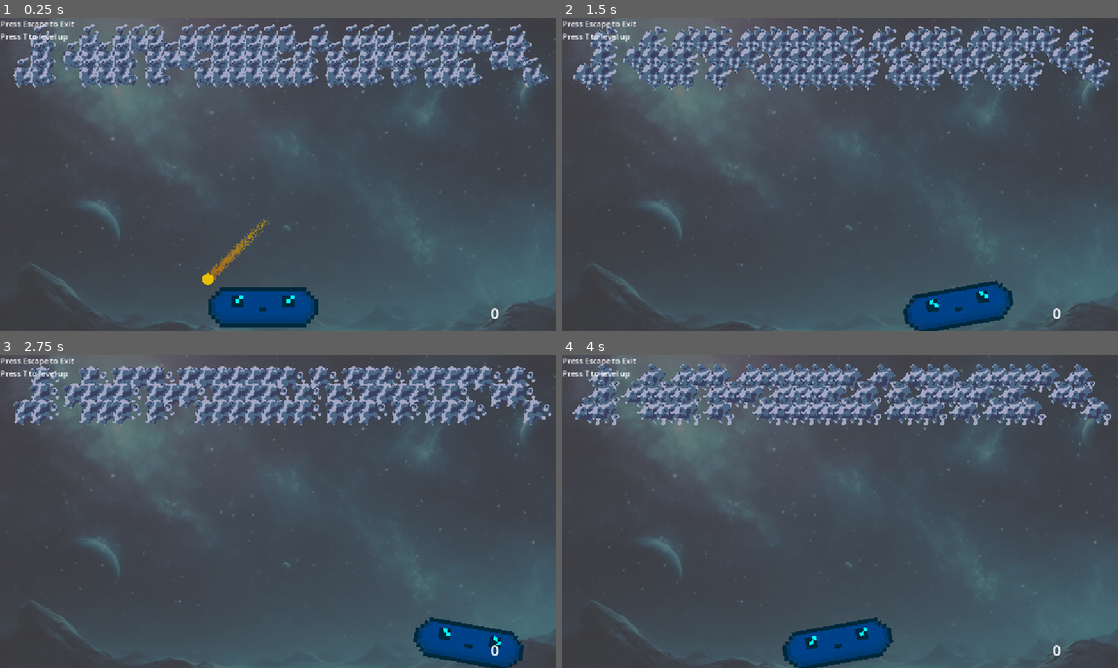
Above: before the commit, frames 1-4 (two rows, left to right).
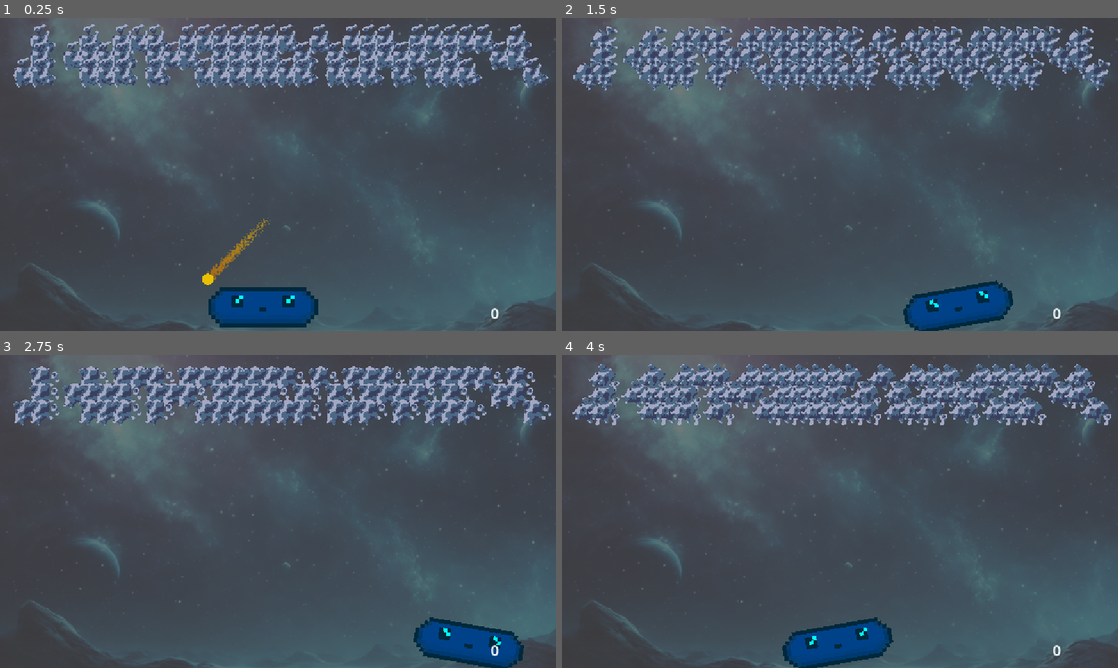
Above: after the commit, the same moments.

Repository: marcibaumel/HEJ_Brick
Game: Godot game, scene res://scenes/levels/endlessLevel.tscn
Two runs of this game, one before a commit and one after it. Both use one fixed random seed, a clock stepped at 60 frames per second and the inputs below. This scene is started directly instead of the project's main scene.
Inputs:
- Up to frame 1 (0.25 s): no input
- Up to frame 2 (1.5 s): tap T (destroy_children) at 0.5, 1.35 s; hold Right (ui_right) 0.53-1.28 s; hold T (destroy_children) 0.53-1.28 s; hold Left (ui_left) from 1.28 s (still down)
- Up to frame 3 (2.75 s): tap T (destroy_children) at 2 s; release Left (ui_left) at 2.03 s; hold Right (ui_right) from 2.03 s (still down); hold T (destroy_children) from 2.03 s (still down); tap 1 at 2.1 s
- Up to frame 4 (4 s): release T (destroy_children) at 2.78 s; tap 2 at 2.85 s; tap T (destroy_children) at 3.05, 3.5 s; release Right (ui_right) at 3.53 s; hold Left (ui_left) from 3.53 s (still down); hold T (destroy_children) from 3.53 s (still down); tap 3 at 3.6 s

The runs differ from the first frame. In frame 1, 0.3% of the frame differs, in the area x 0-14%, y 0-8%; in frame 2, 0.3%; in frame 3, 0.3%; in frame 4, 0.3%.

Commit message:
final build

Diff:
--- a/brickyMartin/abilities.json
+++ b/brickyMartin/abilities.json
@@ -3,19 +3,19 @@
     "id": "ball_plus",
     "display_text": "BALL+",
     "method": "add_ball",
-    "description": "Spawns an additional ball into play to increase your hit rate."
+    "description": "Spawns an additional light ball into play to increase your hit rate. High risk, high reward!"
   },
   {
     "id": "size_plus",
     "display_text": "SIZE+",
     "method": "increase_all_balls_size",
-    "description": "Increases the diameter of all active balls, making them harder to miss."
+    "description": "Increases the size of all active light balls."
   },
   {
     "id": "range_plus",
     "display_text": "RANGE+",
     "method": "grow_all_paddles_exp_detection",
-    "description": "Expands the paddle's reach, allowing you to catch balls from further away."
+    "description": "Expands the paddle's reach, allowing you to catch exp points with bigger radius."
   },
   {
     "id": "speed_up",
@@ -25,7 +25,7 @@
   },
   {
     "id": "increase_max_health",
-    "display_text": "MAX HEALTH+",
+    "display_text": "HEALTH+",
     "method": "increase_max_health",
     "description": "Extends your maximum health capacity for better endurance."
   },
@@ -33,6 +33,6 @@
     "id": "increase_speed",
     "display_text": "PADDLE+",
     "method": "increase_speed",
-    "description": "Improves paddle movement speed for quicker reflexes."
+    "description": "Improves paddle movement speed."
   }
 ]
--- a/brickyMartin/scenes/exp.tscn
+++ b/brickyMartin/scenes/exp.tscn
@@ -381,7 +381,7 @@
 position = Vector2(0.999998, -0.999998)
 scale = Vector2(0.66875, 0.66875)
 sprite_frames = SubResource("SpriteFrames_7gp3u")
-frame_progress = 0.85866
+frame_progress = 0.730197
 
 [node name="CollisionShape2D" type="CollisionShape2D" parent="."]
 scale = Vector2(0.2, 0.2)
--- a/brickyMartin/scenes/game_manager.tscn
+++ b/brickyMartin/scenes/game_manager.tscn
@@ -37,6 +37,7 @@
 horizontal_alignment = 1
 
 [node name="Label" type="Label" parent="CanvasLayer"]
+visible = false
 offset_right = 333.0
 offset_bottom = 191.0
 text = "Press Escape to Exit
--- a/brickyMartin/scenes/update_scene.tscn
+++ b/brickyMartin/scenes/update_scene.tscn
@@ -1,7 +1,10 @@
-[gd_scene load_steps=3 format=3 uid="uid://csshqhix1rbkj"]
+[gd_scene load_steps=5 format=3 uid="uid://csshqhix1rbkj"]
 
 [ext_resource type="Script" uid="uid://cw4cvl4fof3ge" path="res://scripts/update_scene.gd" id="1_vkgge"]
 [ext_resource type="PackedScene" uid="uid://duqj1jxw4btxl" path="res://scenes/ability_button.tscn" id="2_qvnkn"]
+[ext_resource type="FontFile" uid="uid://dw8bkt3xw86mf" path="res://assets/fonts/GrapeSoda.ttf" id="3_d534p"]
+
+[sub_resource type="StyleBoxEmpty" id="StyleBoxEmpty_wle7j"]
 
 [node name="UpdateScene" type="CanvasLayer"]
 process_mode = 3
@@ -30,3 +33,17 @@
 
 [node name="AbilityButton" parent="HBoxContainer" instance=ExtResource("2_qvnkn")]
 layout_mode = 2
+
+[node name="Label" type="Label" parent="."]
+texture_filter = 2
+anchors_preset = 5
+anchor_left = 0.5
+anchor_right = 0.5
+offset_left = -20.0
+offset_right = 20.0
+offset_bottom = 23.0
+grow_horizontal = 2
+theme_override_fonts/font = ExtResource("3_d534p")
+theme_override_font_sizes/font_size = 100
+theme_override_styles/normal = SubResource("StyleBoxEmpty_wle7j")
+text = "SUPERPOWER"
--- a/brickyMartin/scripts/brick.gd
+++ b/brickyMartin/scripts/brick.gd
@@ -48,12 +48,8 @@
 	get_parent().add_child(drop)
 	drop.global_position = global_position
 
-	if randf() < 0.5:
+	if randf() < 0.2:
 		var heal_color = Color.CHARTREUSE
-		# Chartreuse is (R: 0.5, G: 1.0, B: 0.0) approx.
-		# To make it "Greener", we remove the Red that makes it Yellow.
-		heal_color.r -= 0.3  # Lowering Red pushes it toward Lime/Pure Green
-		heal_color.g += 0.1  # Max out the green just in case
 		drop.init_item("heal", heal_color)
 	else:
 		drop.init_item("xp", Color.WHITE)
--- a/brickyMartin/scripts/level_manager.gd
+++ b/brickyMartin/scripts/level_manager.gd
@@ -6,4 +6,5 @@
 
 func _input(event):
 	if event.is_action_pressed("destroy_children"):
-		GameManager.levelUp()
+		pass
+		# GameManager.levelUp()
--- a/brickyMartin/scripts/paddle.gd
+++ b/brickyMartin/scripts/paddle.gd
@@ -74,7 +74,7 @@
 			GameManager.addExp(10) # Your custom XP amount
 
 		# Visual feedback
-		animatedSprite.play("hit")
+		# animatedSprite.play("hit")
 
 		# Remove the orb so it doesn't stay on screen
 		body.queue_free()
Not shown, removed: build/game.zip
Not shown, removed: build/game/index.apple-touch-icon.png
Not shown, removed: build/game/index.audio.position.worklet.js
Not shown, removed: build/game/index.audio.worklet.js
Not shown, removed: build/game/index.html
Not shown, removed: build/game/index.icon.png
Not shown, removed: build/game/index.js
Not shown, removed: build/game/index.png
Not shown, changed: build/game/index.wasm
